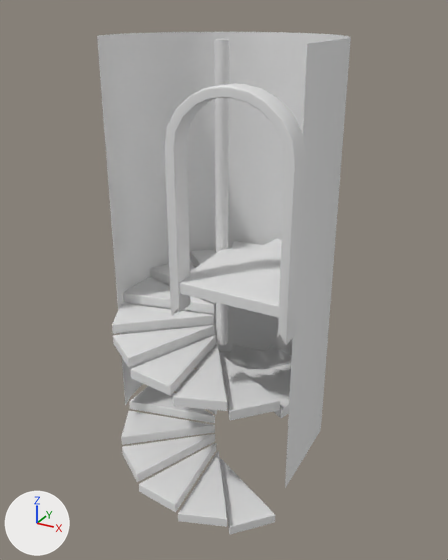
Two versions of the FBX model Assets/Art/Models/Building/StairsDown.fbx, one commit apart.
Rendered twice from a camera (50 mm lens) standing at (2.69, -5.07, 2.64) and looking at (-0.66, 1.02, -0.4). Arrows for +X, +Y and +Z are at lower left; the lights stay in place. Where no turn or scale is listed for an object, it has been applied to the vertices.

Names of what the first picture shows: 'Frame', 'Pole', 'Stairs', 'Wall'.
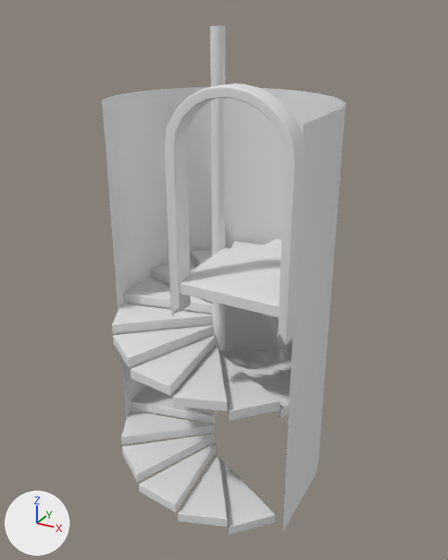
Edits to the bpy script that builds the scene:
```text
Change ob_pole:
    ob_pole.location: (0.0, 0.0, 0.0) -> (0.0, -0.07, 0.0)
    ob_pole.scale: (1.0, 1.0, 1.0) -> (1.06, 1.06, 1.06)
Change ob_wall:
    ob_wall.location: (0.0, 0.0, 0.0) -> (0.0, 0.0, -0.66)
```

What differs and where, as boxes [x1, y1, x2, y2] in the pictures (448 x 560 px):
'Wall', moved: before [97, 32, 351, 488]; after [102, 87, 346, 531]
'Pole', moved, rescaled: before [214, 39, 229, 345]; after [210, 26, 225, 350]
